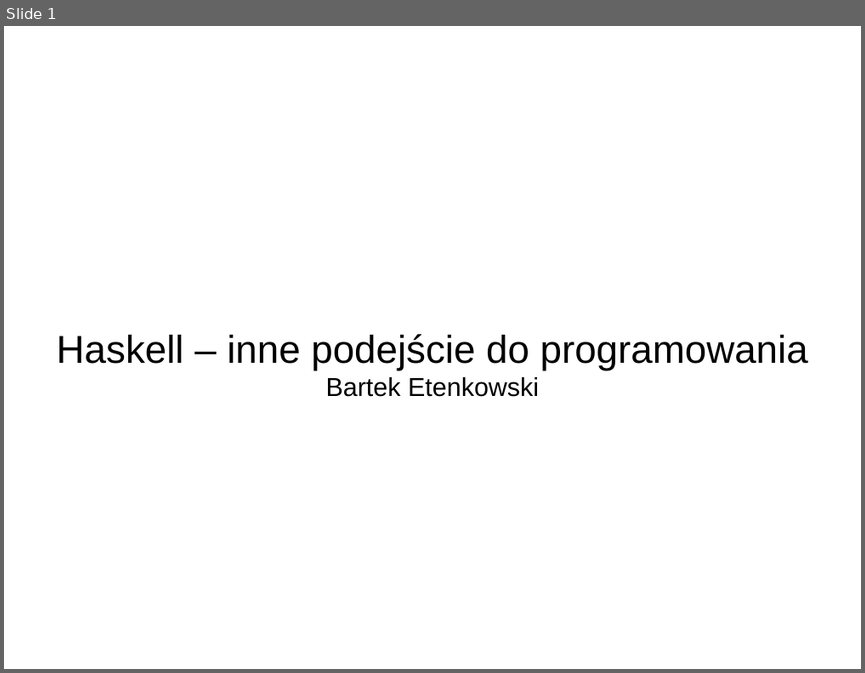
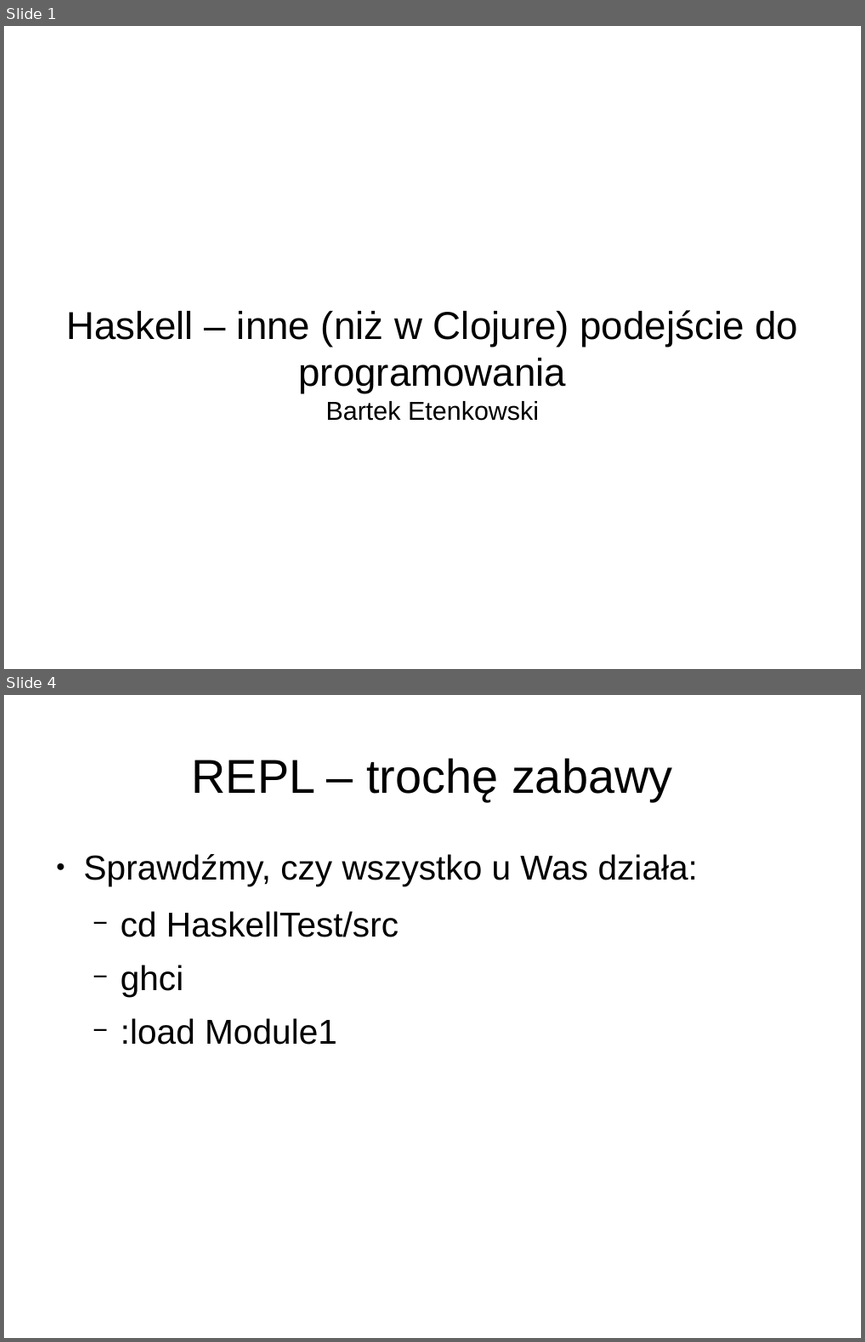
Before and after one commit to betenkowski/haskell-20140813, a slide deck: prezentacja.odp. Shown one above the other, each under a label of ours: slide 1 before the commit, slides 1 and 4 after it; the slides between them are not shown. The pictures are 865x673 and 865x1342 pixels, drawn with LibreOffice and Linux fonts; fonts in the diff are those of the drawing. Boxes give left, top, right and bottom in pixels: in the first picture for what was removed or moved away, otherwise in the second. Text is boxed around its words. In the diff, an @@ line names an element or a change of style, - is before the commit and + after.

Commit message:
Trochę więcej prezentacji oraz szkielet projektu testowego

```diff
--- a/prezentacja.odp
+++ b/prezentacja.odp
@@ slide 4 added at (4, 695, 861, 1338), background #FFFFFF @@
@@ title added at (192, 758, 672, 801), 44 pt, text #000000 @@
+REPL – trochę zabawy
@@ text added at (84, 854, 698, 1044), 32 pt, text #000000 @@
+● Sprawdźmy, czy wszystko u Was działa:
+  − cd HaskellTest/src
+  − ghci
+  − :load Module1
@@ slide 1 changed as well @@
@@ subtitle at (66, 310, 798, 393): text changed @@
-Haskell – inne podejście do programowania
+Haskell – inne (niż w Clojure) podejście do programowania
```
Also in this commit, not shown: 8 other slides added, 1 slide removed, 4 other files.
